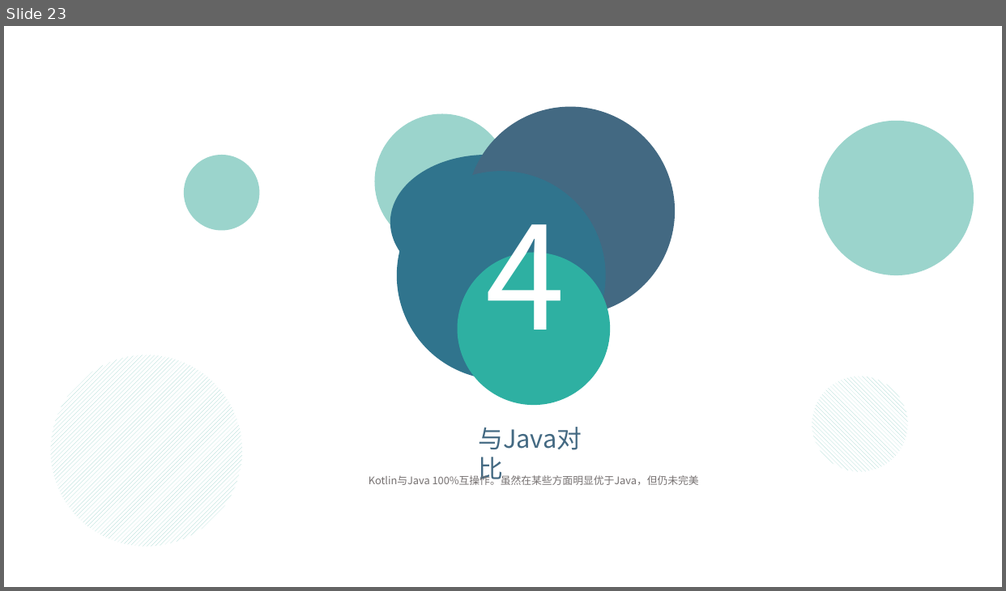
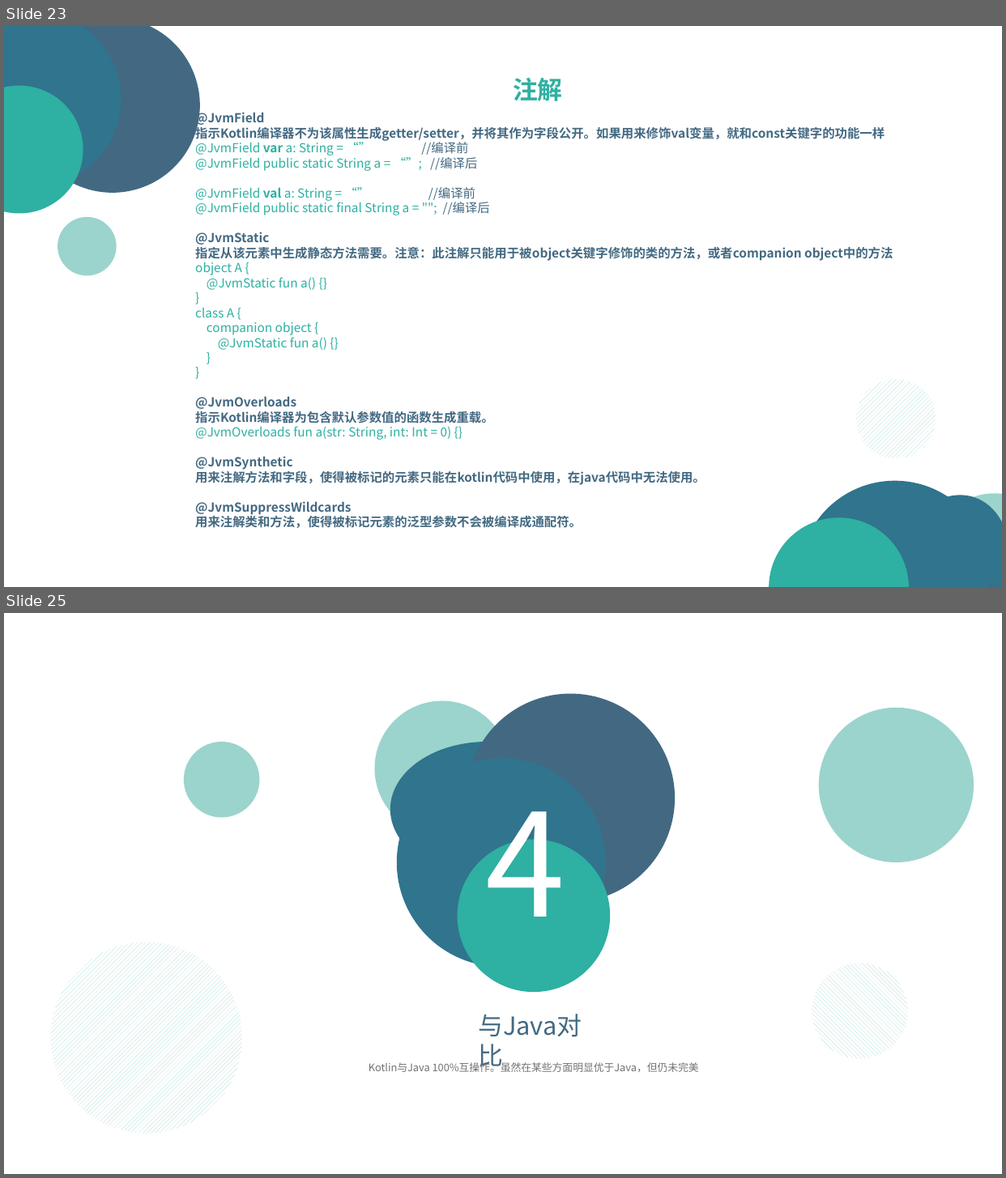
Before and after one commit to sk569437/KotlinExample, a slide deck: Kotlin-doc.pptx. Shown one above the other, each under a label of ours: slide 23 before the commit, slides 23 and 25 after it; the slides between them are not shown. The pictures are 1006x591 and 1006x1178 pixels, drawn with LibreOffice and Linux fonts; fonts in the diff are those of the drawing. Boxes give left, top, right and bottom in pixels: in the first picture for what was removed or moved away, otherwise in the second. Text is boxed around its words. In the diff, an @@ line names an element or a change of style, - is before the commit and + after.

```diff
--- a/Kotlin-doc.pptx
+++ b/Kotlin-doc.pptx
@@ slide 23 added at bbox=[4, 26, 1002, 587], background #FFFFFF @@
@@ group added at bbox=[4, 26, 236, 288]: 6 ellipses @@
@@ text added at bbox=[513, 78, 563, 101], 24 pt, text #2EB0A2, bold @@
+注解
@@ text added at bbox=[195, 110, 893, 528], 12 pt, text #436982, bold @@
+@JvmField
+指示Kotlin编译器不为该属性生成getter/setter，并将其作为字段公开。如果用来修饰val变量，就和const关键字的功能一样
+@JvmField var a: String = “” //编译前
+@JvmField public static String a = “”; //编译后
+@JvmField val a: String = “” //编译前
+@JvmField public static final String a = ""; //编译后
+@JvmStatic
+指定从该元素中生成静态方法需要。注意：此注解只能用于被object关键字修饰的类的方法，或者companion object中的方法
+object A {
+@JvmStatic fun a() {}
+}
+class A {
+companion object {
+@JvmStatic fun a() {}
+}
+}
+@JvmOverloads
+指示Kotlin编译器为包含默认参数值的函数生成重载。
+@JvmOverloads fun a(str: String, int: Int = 0) {}
+@JvmSynthetic
+用来注解方法和字段，使得被标记的元素只能在kotlin代码中使用，在java代码中无法使用。
+@JvmSuppressWildcards
+用来注解类和方法，使得被标记元素的泛型参数不会被编译成通配符。
@@ group added at bbox=[749, 368, 1002, 587]: 6 ellipses @@
@@ what was slide 23 is now slide 25 @@
```
Also in this commit, not shown: 17 slides changed, 2 other slides added, 2 other files.
